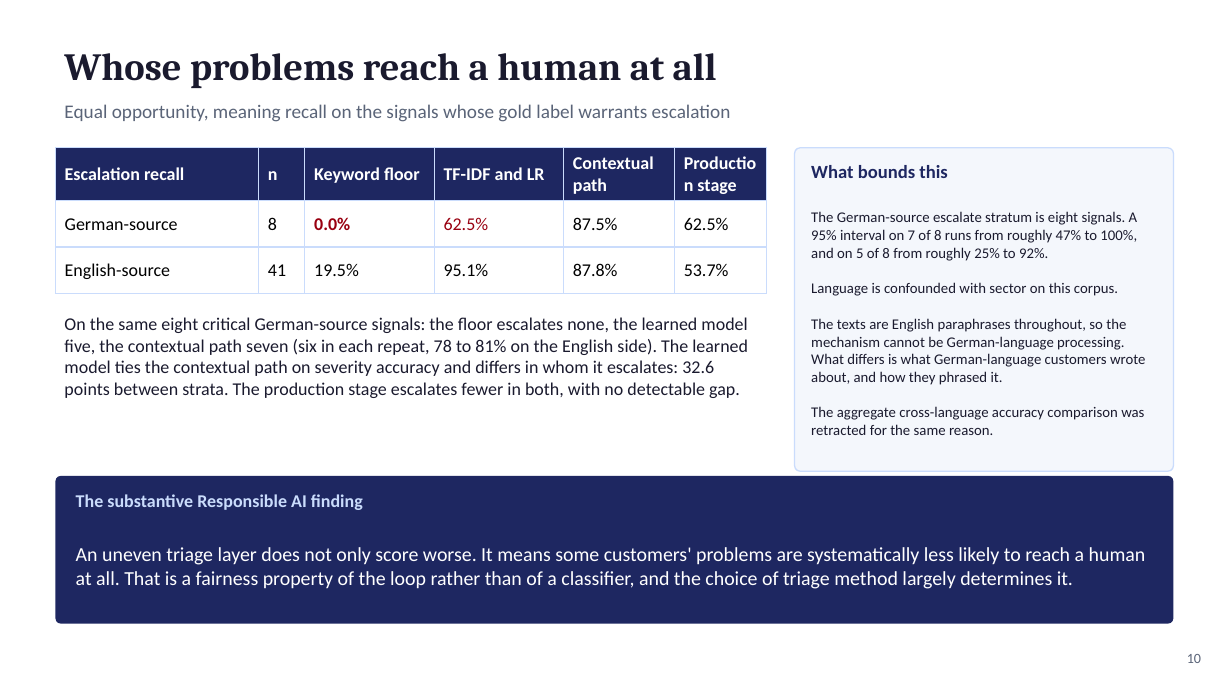
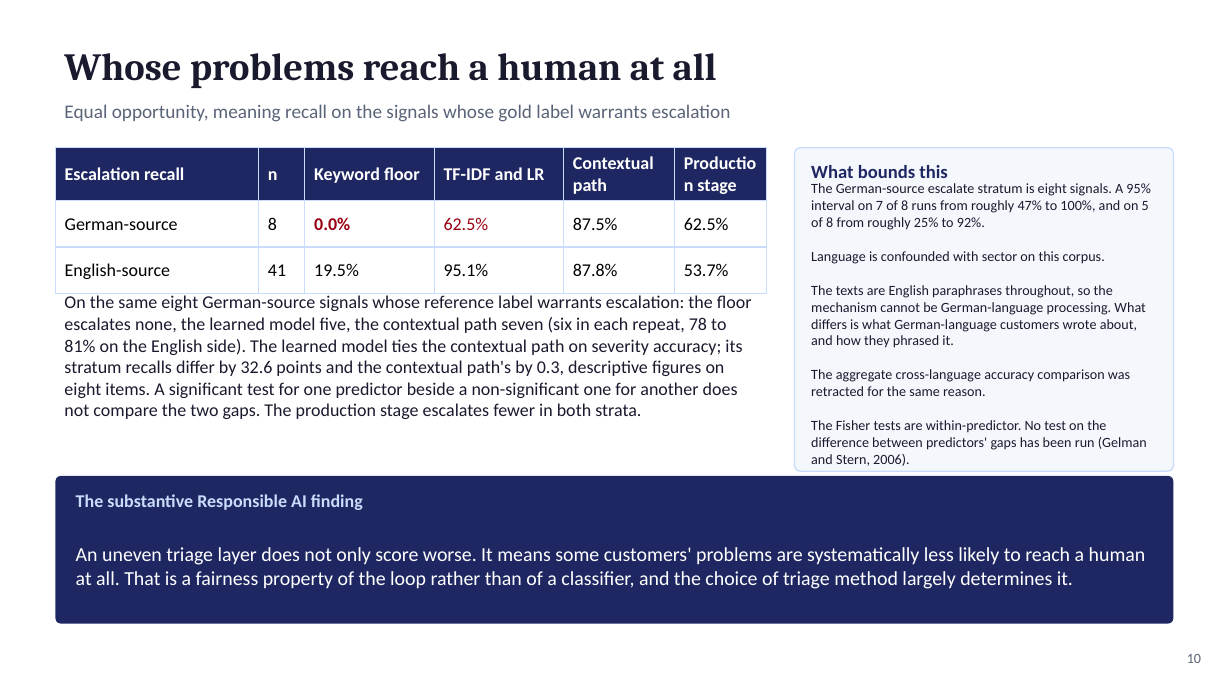
Before and after one commit to fogu13/CLARA, a slide deck: slide 10 of thesis/defense/defense_deck.pptx. Drawn at 1232x693 pixels with LibreOffice and Linux fonts; fonts in the diff are those of the drawing. Boxes give left, top, right and bottom in pixels: in the first picture for what was removed or moved away, otherwise in the second. Text is boxed around its words. In the diff, an @@ line names an element or a change of style, - is before the commit and + after.

```diff
--- a/thesis/defense/defense_deck.pptx
+++ b/thesis/defense/defense_deck.pptx
@@ text at (811, 183, 1150, 396): size 11.5 to 11 pt in "The German-source escalate stratum is eight signals. ...", "Language is confounded with sector on this ...", "The texts are English paraphrases throughout, so ...", "The aggregate cross-language accuracy comparison was retract ..." @@
@@ text at (64, 295, 752, 419): text changed @@
-On the same eight critical German-source signals: the floor escalates none, the learned model five, the contextual path seven (six in each repeat, 78 to 81% on the English side). The learned model ties the contextual path on severity accuracy and differs in whom it escalates: 32.6 points between strata. The production stage escalates fewer in both, with no detectable gap.
+On the same eight German-source signals whose reference label warrants escalation: the floor escalates none, the learned model five, the contextual path seven (six in each repeat, 78 to 81% on the English side). The learned model ties the contextual path on severity accuracy; its stratum recalls differ by 32.6 points and the contextual path's by 0.3, descriptive figures on eight items. A significant test for one predictor beside a non-significant one for another does not compare the two gaps. The production stage escalates fewer in both strata.
@@ text at (811, 420, 1147, 466): paragraph added @@
+The Fisher tests are within-predictor. No test on the difference between predictors' gaps has been run (Gelman and Stern, 2006).
```
Also in this commit, not shown: 7 other slides changed.
